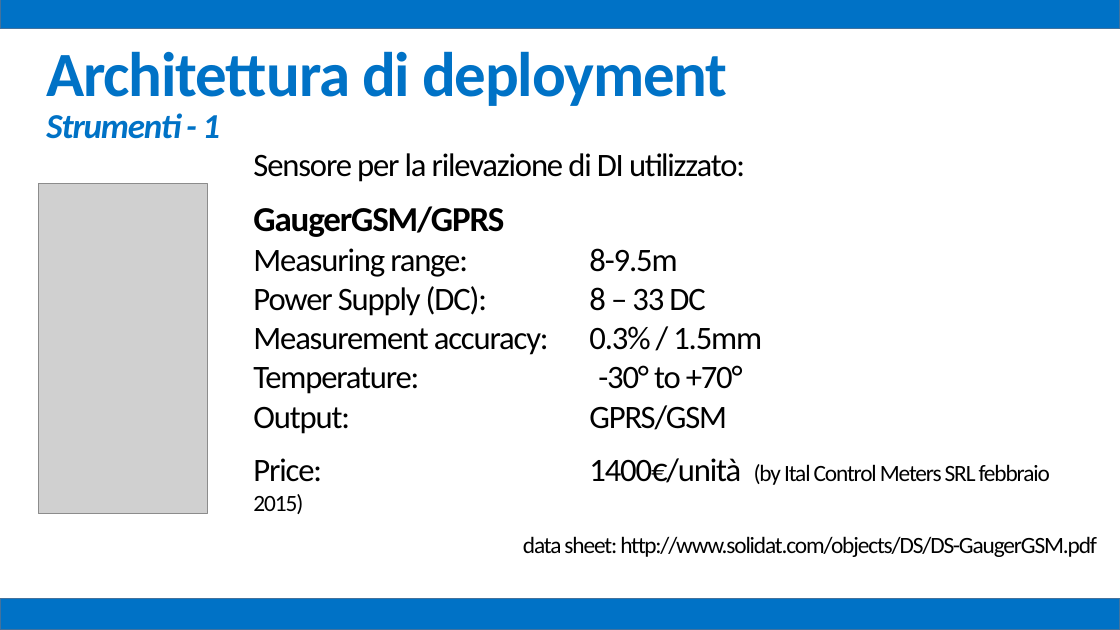
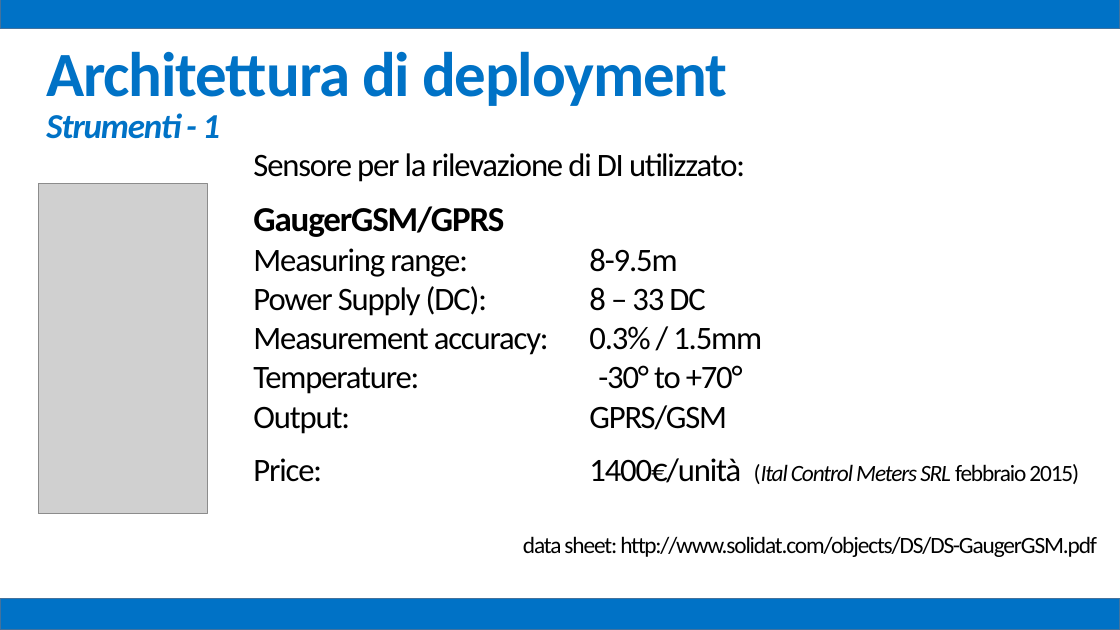
Before and after one commit to mz1991/ProgettoFebbraio2015, a slide deck: slide 40 of Febbraio 2015.pptx. Drawn at 1120x630 pixels with LibreOffice and Linux fonts; fonts in the diff are those of the drawing; grey boxes stand for pictures. Boxes give left, top, right and bottom in pixels: in the first picture for what was removed or moved away, otherwise in the second. Text is boxed around its words. In the diff, an @@ line names an element or a change of style, - is before the commit and + after.

```diff
--- a/Febbraio 2015.pptx
+++ b/Febbraio 2015.pptx
@@ text at <box>253,458,1079,484</box>: text changed @@
-Price: 1400€/unità (by Ital Control Meters SRL febbraio 2015)
+Price: 1400€/unità (Ital Control Meters SRL febbraio 2015)
```
Also in this commit, not shown: 31 other slides changed, 2 slides added, 1 other file.
